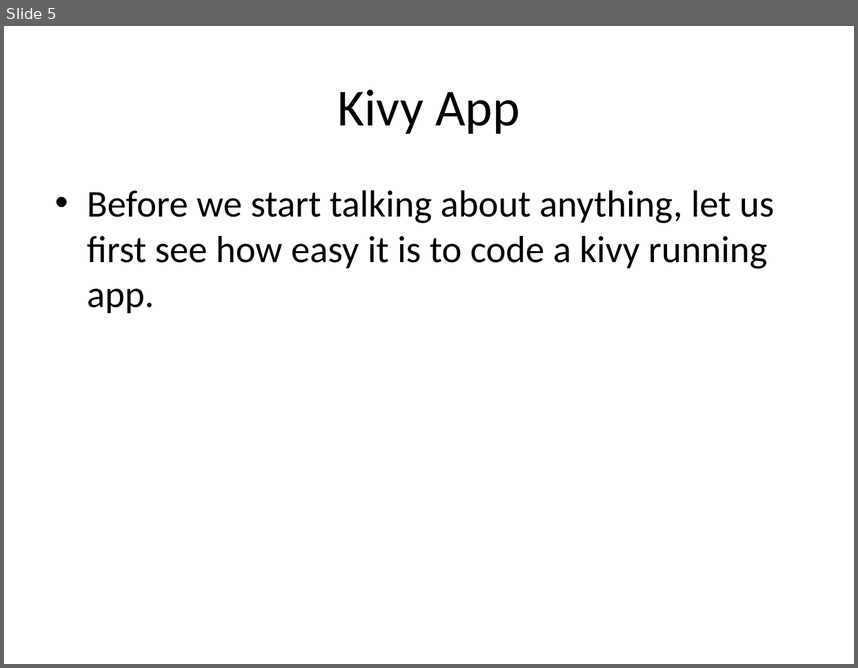
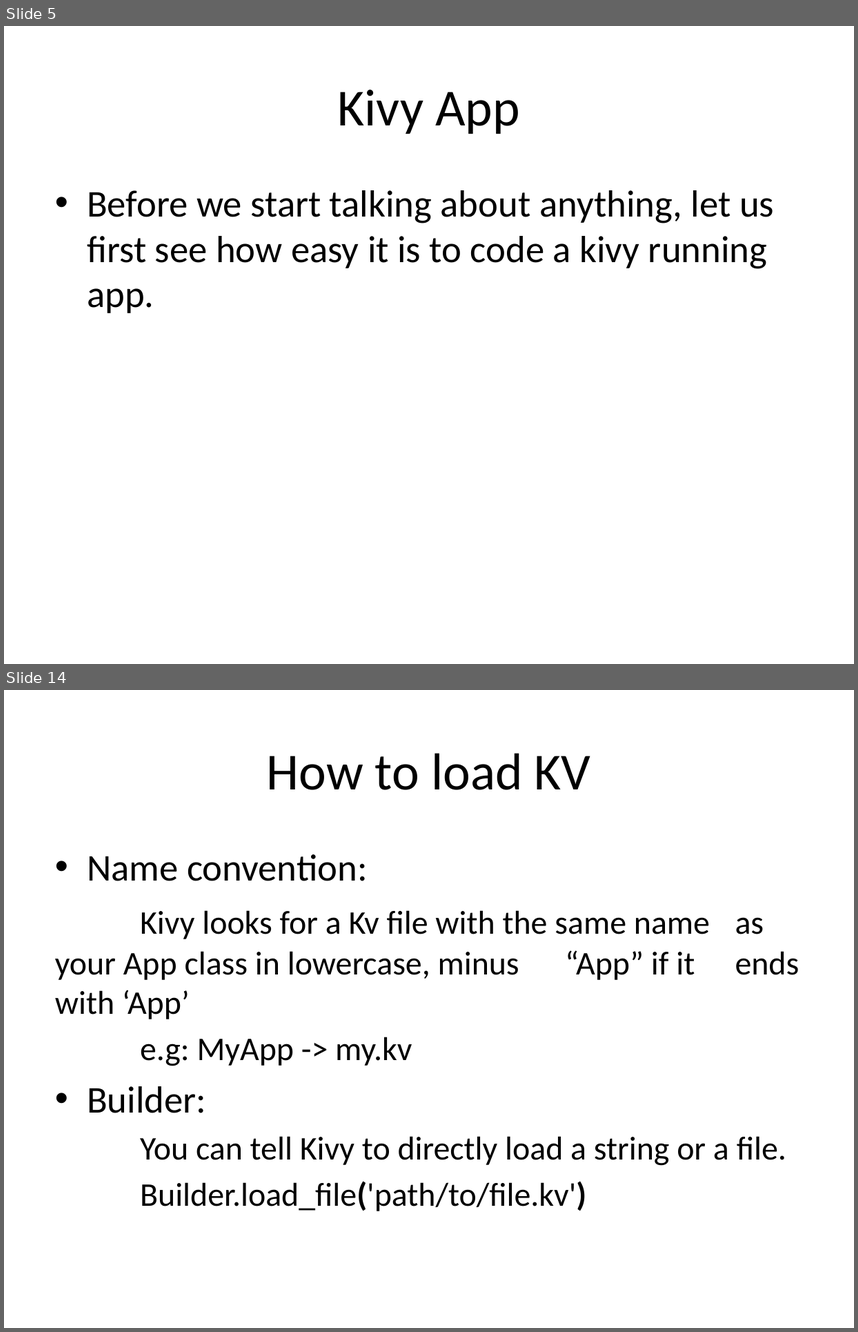
Before and after one commit to akash-tomar/pyconsk2017_kivy, a slide deck: talk.pptx. Shown one above the other, each under a label of ours: slide 5 before the commit, slides 5 and 14 after it; the slides between them are not shown. The pictures are 858x668 and 858x1332 pixels, drawn with LibreOffice and Linux fonts; fonts in the diff are those of the drawing. Boxes give left, top, right and bottom in pixels: in the first picture for what was removed or moved away, otherwise in the second. Text is boxed around its words. In the diff, an @@ line names an element or a change of style, - is before the commit and + after.

```diff
--- a/talk.pptx
+++ b/talk.pptx
@@ slide 14 added at [4,690,854,1328], background #FFFFFF @@
@@ title added at [267,753,591,790], 44 pt, text #000000 @@
+How to load KV
@@ text added at [55,854,800,1211], 28 pt, text #000000 @@
+• Name convention:
+Kivy looks for a Kv file with the same name as your App class in lowercase, minus “App” if it ends with ‘App’
+e.g: MyApp -> my.kv
+• Builder:
+    You can tell Kivy to directly load a string or a file.
+    Builder.load_file('path/to/file.kv')
```
Also in this commit, not shown: 9 other slides added.
